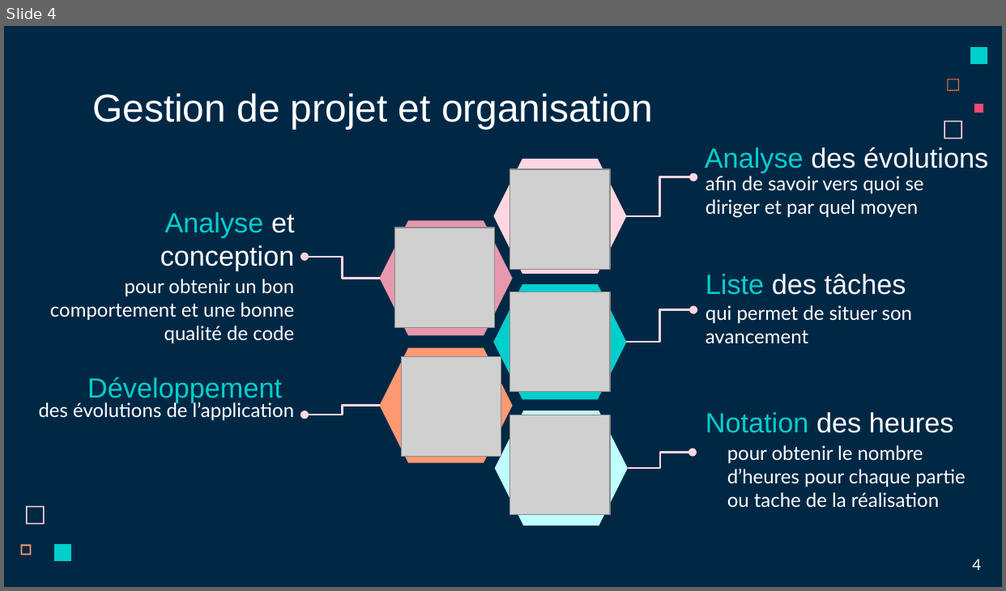
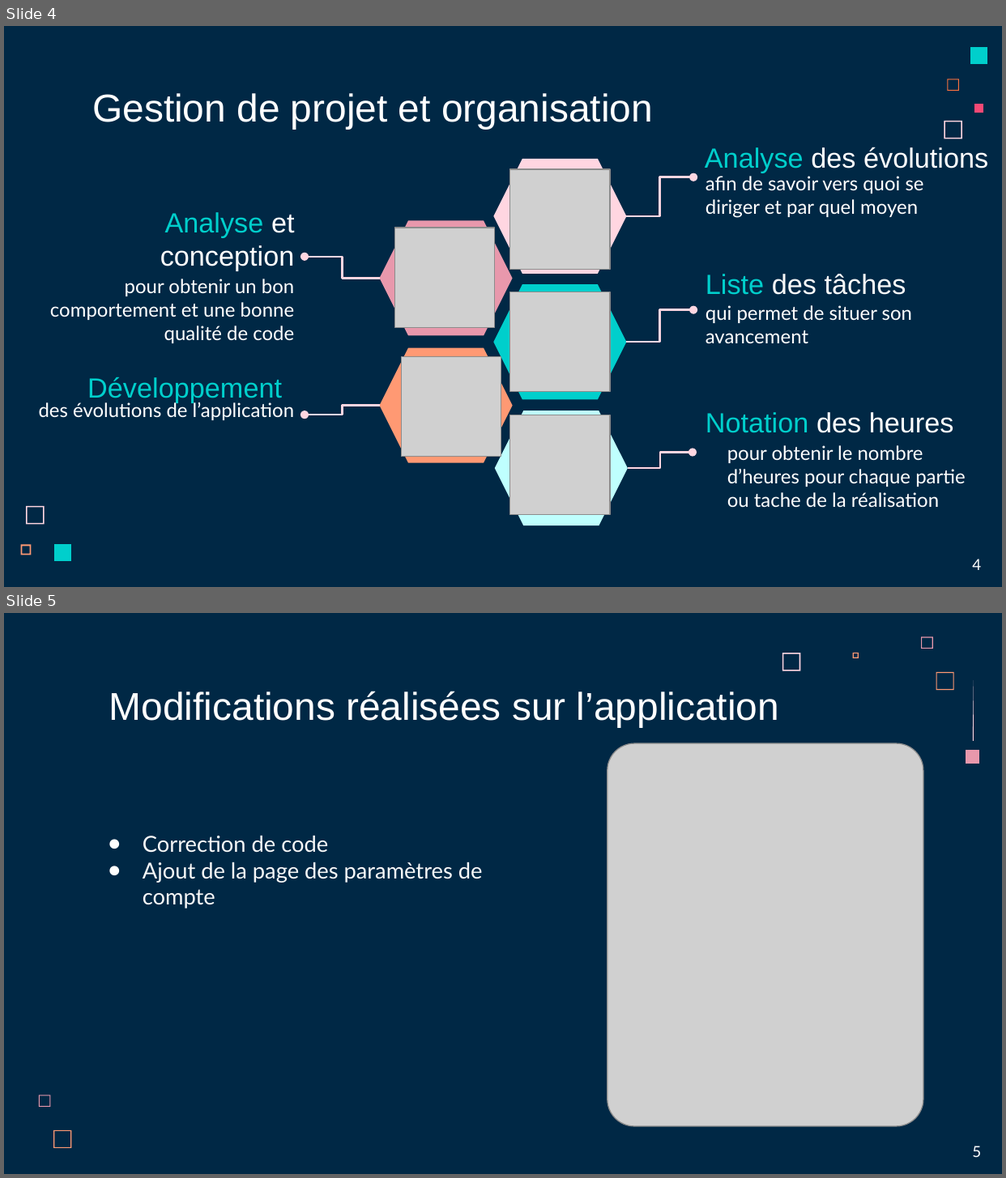
Before and after one commit to LoicSERRE/Projet-annuel-BUT3, a slide deck: Revue de projet/Revue de projet 2/Diapo revue de projet.pptx. Shown one above the other, each under a label of ours: slide 4 before the commit, slides 4 and 5 after it. The pictures are 1006x591 and 1006x1178 pixels, drawn with LibreOffice and Linux fonts; fonts in the diff are those of the drawing; grey boxes stand for pictures. Boxes give left, top, right and bottom in pixels: in the first picture for what was removed or moved away, otherwise in the second. Text is boxed around its words. In the diff, an @@ line names an element or a change of style, - is before the commit and + after.

```diff
--- a/Revue de projet/Revue de projet 2/Diapo revue de projet.pptx
+++ b/Revue de projet/Revue de projet 2/Diapo revue de projet.pptx
@@ slide 5 added at <box>4,613,1002,1174</box>, background #002845 @@
@@ freeform shape added at <box>782,653,800,671</box>, fill #FFD6E1 @@
@@ freeform shape added at <box>852,653,859,659</box>, fill #FF9973 @@
@@ freeform shape added at <box>921,637,933,649</box>, fill #E898AC @@
@@ freeform shape added at <box>936,672,954,690</box>, fill #FF9973 @@
@@ freeform shape added at <box>973,681,974,742</box>, fill #FFD6E1 @@
@@ title added at <box>109,691,779,728</box>, 28 pt, text #FFFFFF @@
+Modifications réalisées sur l’application
@@ picture added at <box>607,743,924,1127</box> @@
@@ freeform shape added at <box>966,750,979,763</box>, fill #E898AC @@
@@ subtitle added at <box>143,836,483,909</box>, 16 pt, text #F8F8F8 @@
+● Correction de code
+● Ajout de la page des paramètres de compte
@@ freeform shape added at <box>39,1095,51,1107</box>, fill #E898AC @@
@@ freeform shape added at <box>54,1131,72,1149</box>, fill #FF9973 @@
@@ text added at <box>972,1146,981,1157</box>, 11 pt, text #FFFFFF @@
+5
```
Also in this commit, not shown: 8 slides changed, 6 other files.
